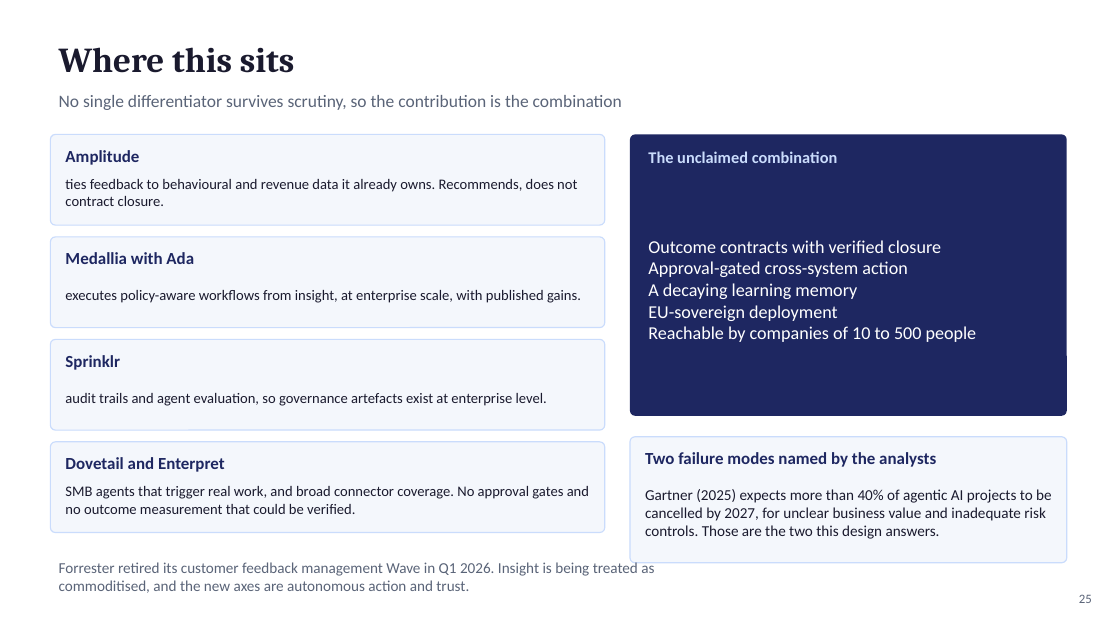
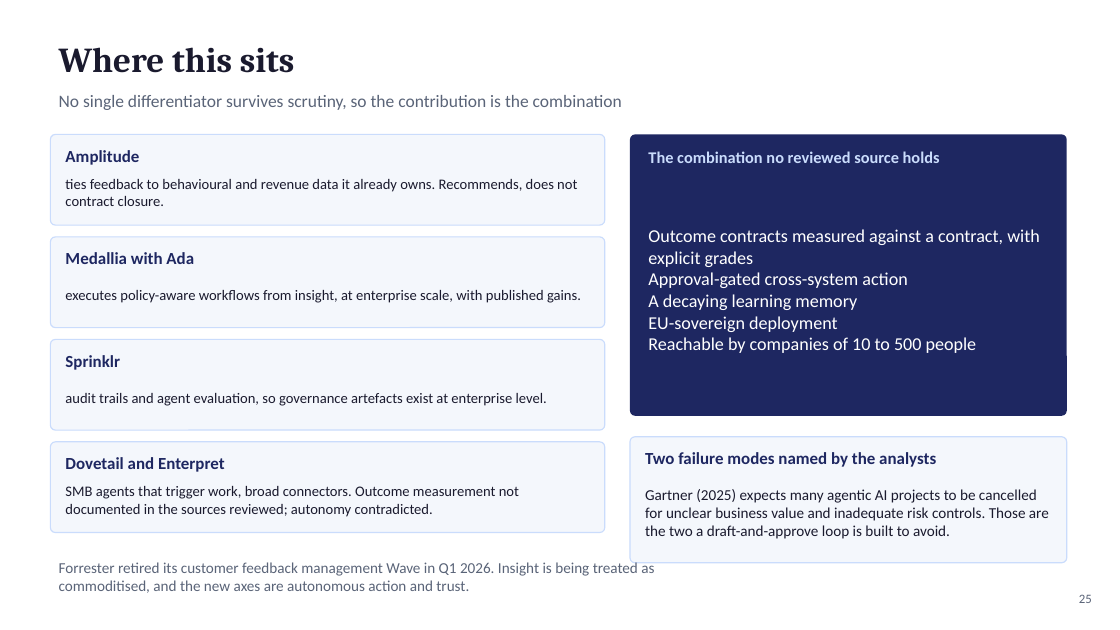
Before and after one commit to fogu13/CLARA, a slide deck: slide 25 of thesis/defense/defense_deck.pptx. Drawn at 1120x630 pixels with LibreOffice and Linux fonts; fonts in the diff are those of the drawing. Boxes give left, top, right and bottom in pixels: in the first picture for what was removed or moved away, otherwise in the second. Text is boxed around its words. In the diff, an @@ line names an element or a change of style, - is before the commit and + after.

```diff
--- a/thesis/defense/defense_deck.pptx
+++ b/thesis/defense/defense_deck.pptx
@@ text at [648,151,940,163]: text changed @@
-The unclaimed combination
+The combination no reviewed source holds
@@ text at [648,229,1040,267]: text changed @@
-Outcome contracts with verified closure
+Outcome contracts measured against a contract, with explicit grades
@@ text at [65,486,519,517]: text changed @@
-SMB agents that trigger real work, and broad connector coverage. No approval gates and no outcome measurement that could be verified.
+SMB agents that trigger work, broad connectors. Outcome measurement not documented in the sources reviewed; autonomy contradicted.
@@ text at [645,489,1049,539]: text changed @@
-Gartner (2025) expects more than 40% of agentic AI projects to be cancelled by 2027, for unclear business value and inadequate risk controls. Those are the two this design answers.
+Gartner (2025) expects many agentic AI projects to be cancelled for unclear business value and inadequate risk controls. Those are the two a draft-and-approve loop is built to avoid.
```
Also in this commit, not shown: 18 other slides changed, 6 other files.
